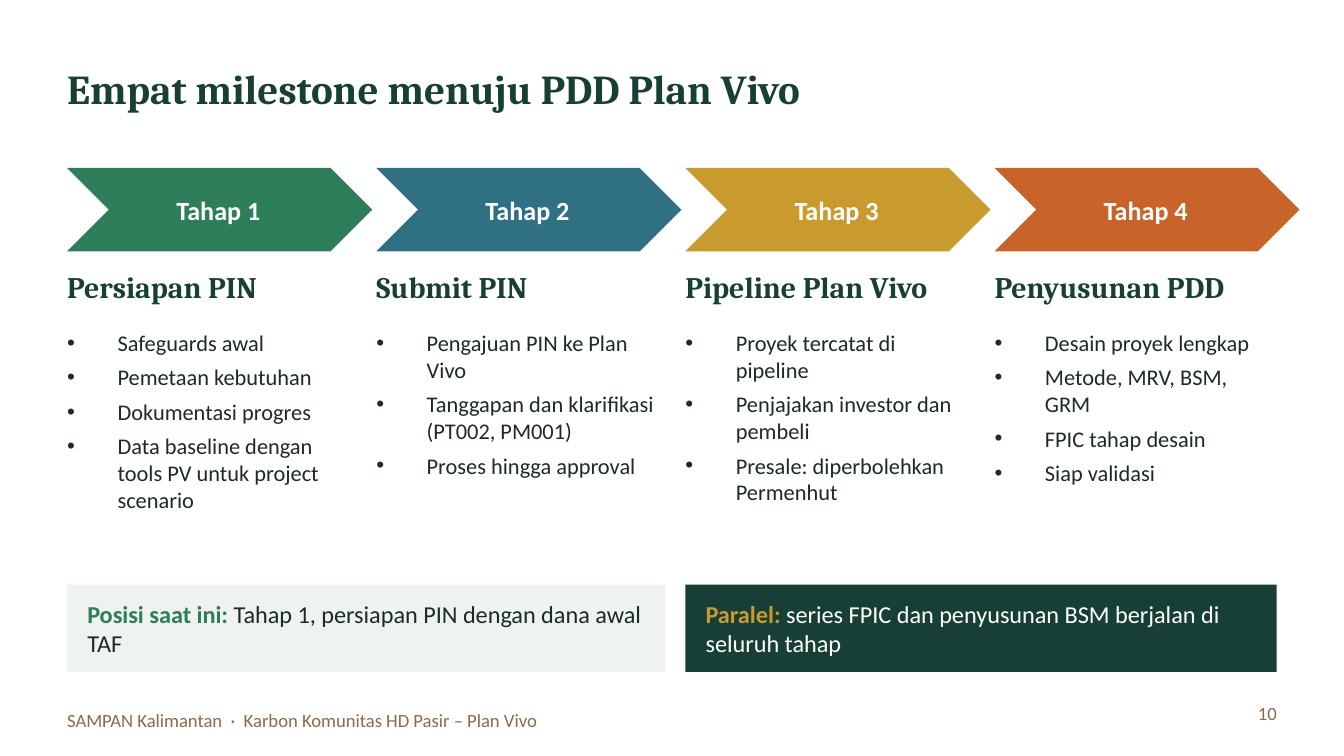
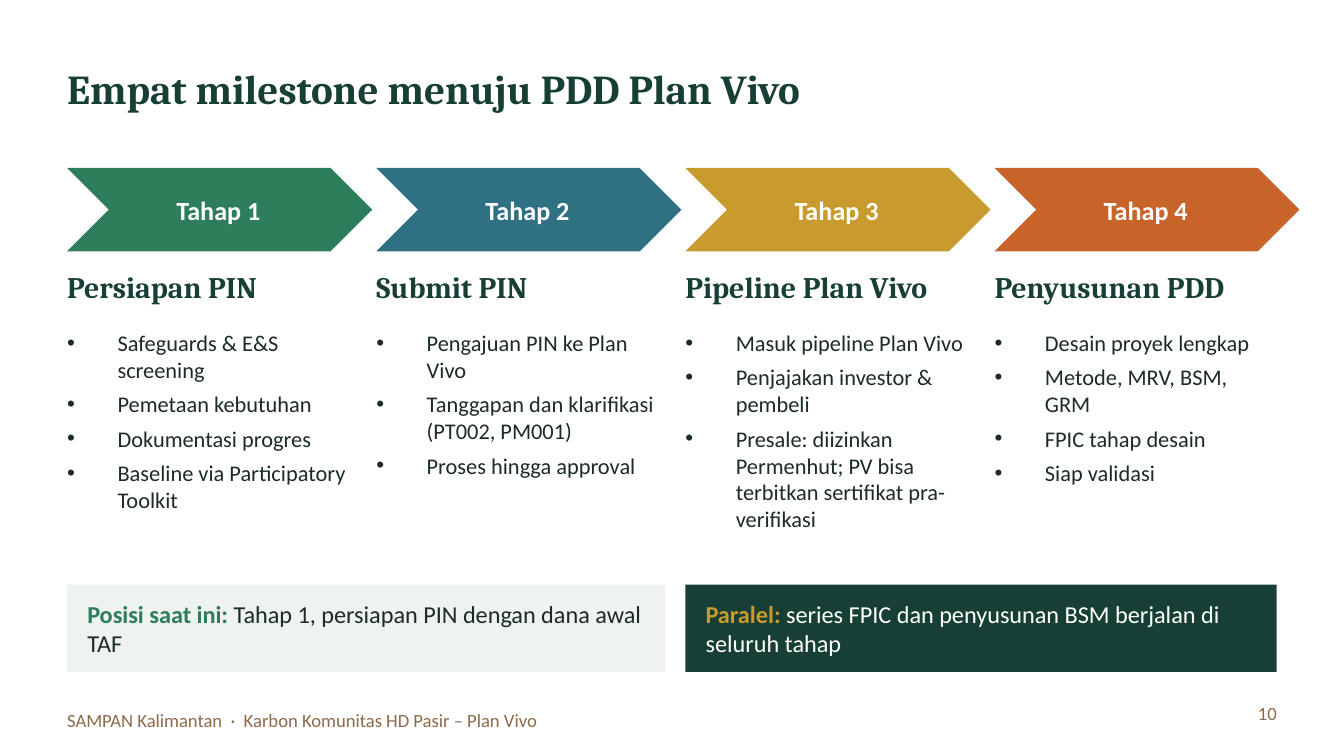
Before and after one commit to revoliaaa/revi, a slide deck: slide 10 of Kickoff_PlanVivo_HD_Pasir.pptx. Drawn at 1344x756 pixels with LibreOffice and Linux fonts; fonts in the diff are those of the drawing. Boxes give left, top, right and bottom in pixels: in the first picture for what was removed or moved away, otherwise in the second. Text is boxed around its words. In the diff, an @@ line names an element or a change of style, - is before the commit and + after.

```diff
--- a/Kickoff_PlanVivo_HD_Pasir.pptx
+++ b/Kickoff_PlanVivo_HD_Pasir.pptx
@@ text at (118, 335, 278, 382): text changed @@
-• Safeguards awal
+• Safeguards & E&S screening
@@ text at (736, 335, 963, 527): text changed @@
-• Proyek tercatat di pipeline
-• Penjajakan investor dan pembeli
-• Presale: diperbolehkan Permenhut
+• Masuk pipeline Plan Vivo
+• Penjajakan investor & pembeli
+• Presale: diizinkan Permenhut; PV bisa terbitkan sertifikat pra-verifikasi
@@ text at (118, 465, 345, 508): text changed @@
-• Data baseline dengan tools PV untuk project scenario
+• Baseline via Participatory Toolkit
```
Also in this commit, not shown: 5 other slides changed, 2 slides added, 1 slide removed.
